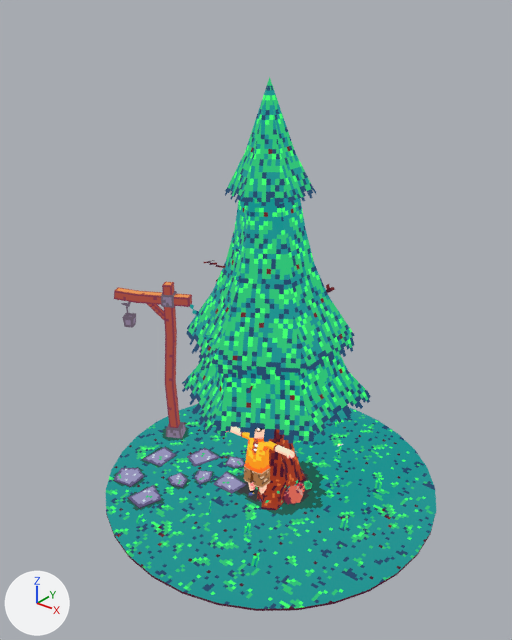
The glTF model blog/frontend/static/models/demo.glb as it was, and as the next commit left it.
Before and after are seen from a camera (50 mm lens) standing at (33.2, -43.7, 43.2) and looking at (-0.7, -1.4, 17.0). Arrows for +X, +Y and +Z are at lower left; the lights stay in place. The older version comes first. Where no turn or scale is listed for an object, it has been applied to the vertices. Vertices at exactly the same position are counted once.

In view in the first picture: 'Plane.001', 'grass-field', 'lamp-post-1', 'me-1', 'tree-1' and 14 more.
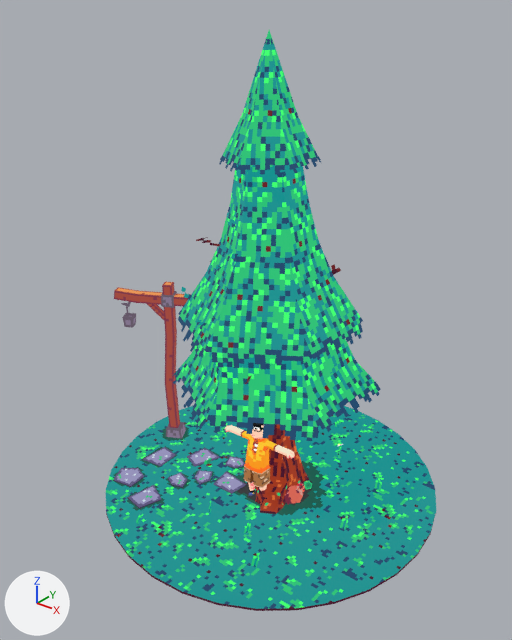
Where the newer file only moved an object's origin or applied its transform, the numbers keep the older frame.

Boxes (x1, y1, x2, y2) around the edits, measured in the pictures (512 x 640 px; the box of a moved part takes in the faces that stretch with it):
'tree-1', reshaped, rescaled (11% wider, 11% taller): before (182, 77, 371, 511); after (172, 30, 381, 514)
part 1 of me_cube_065, moved or reshaped: before (234, 272, 241, 280); after (229, 249, 238, 259)
part 2 of me_cube_065, moved or reshaped: before (204, 260, 226, 268); after (196, 237, 221, 246)
part 3 of me_cube_065, moved or reshaped: before (232, 244, 240, 252); after (227, 219, 236, 227)
part 4 of me_cube_065, moved or reshaped: before (205, 335, 213, 340); after (197, 320, 207, 326)
part 5 of me_cube_065, moved or reshaped: before (190, 304, 199, 315); after (181, 287, 192, 299)
part 6 of me_cube_065, moved or reshaped: before (326, 284, 335, 293); after (331, 264, 341, 275)
part 7 of me_cube_065, rebuilt (11% wider, 31% taller): before (182, 77, 371, 445); after (172, 30, 381, 514)
part 8 of me_cube_065, deleted (red): before (255, 429, 306, 511)

What changed in the scene script:
```text
Change me_cube_065:
    used by ob_tree_1; location = (-0.05, 0.63, -0.15); scale = (0.917, 0.917, 0.917)
    remove me_cube_065.from_pydata(...)  # 315 vertices, 412 faces; spans x -8.4..8.5, y -10.1..9.6, z -0.4..39.9
    add me_cube_065.from_pydata(...)  # 314 vertices, 412 faces; spans x -9.2..9.3, y -11.0..10.4, z -0.4..40.8
    me_cube_065 part 1: the loose piece of 6 vertices spanning x -0.6..-0.5, y -5.5..-4.2, z 23.0..24.4 is moved by (0.0, -0.4, 0.6)
    me_cube_065 part 2: the loose piece of 9 vertices spanning x -5.3..-3.1, y -4.4..-2.5, z 23.1..24.3 is moved by (-0.4, -0.3, 0.6)
    me_cube_065 part 3: the loose piece of 6 vertices spanning x -2.6..-1.3, y -4.4..-2.9, z 25.4..26.3 is moved by (-0.2, -0.3, 0.6)
    me_cube_065 part 4: the loose piece of 6 vertices spanning x -2.7..-1.7, y -7.6..-6.5, z 17.5..18.8 is moved by (-0.2, -0.6, 0.4)
    me_cube_065 part 5: the loose piece of 6 vertices spanning x -7.1..-6.2, y -4.7..-3.5, z 17.8..19.2 is moved by (-0.6, -0.4, 0.4)
    me_cube_065 part 6: the loose piece of 6 vertices spanning x 2.5..3.5, y 3.5..4.7, z 20.0..21.3 is moved by (0.3, 0.4, 0.5)
    me_cube_065 part 7: the loose piece of 97 vertices spanning x -8.4..8.5, y -10.1..9.6, z 7.4..39.9 is rebuilt with 176 vertices and now spans x -9.2..9.3, y -11.0..10.4, z -0.4..40.8
    me_cube_065 part 8: the loose piece of 80 vertices spanning x -3.7..3.5, y -4.9..2.9, z -0.4..7.4 is deleted
    other edits to the shape of me_cube_065 do not show in these pictures
Change ob_tree_1:
    ob_tree_1.scale: (0.917, 0.917, 0.917) -> (0.917, 0.917, 0.976)
```
